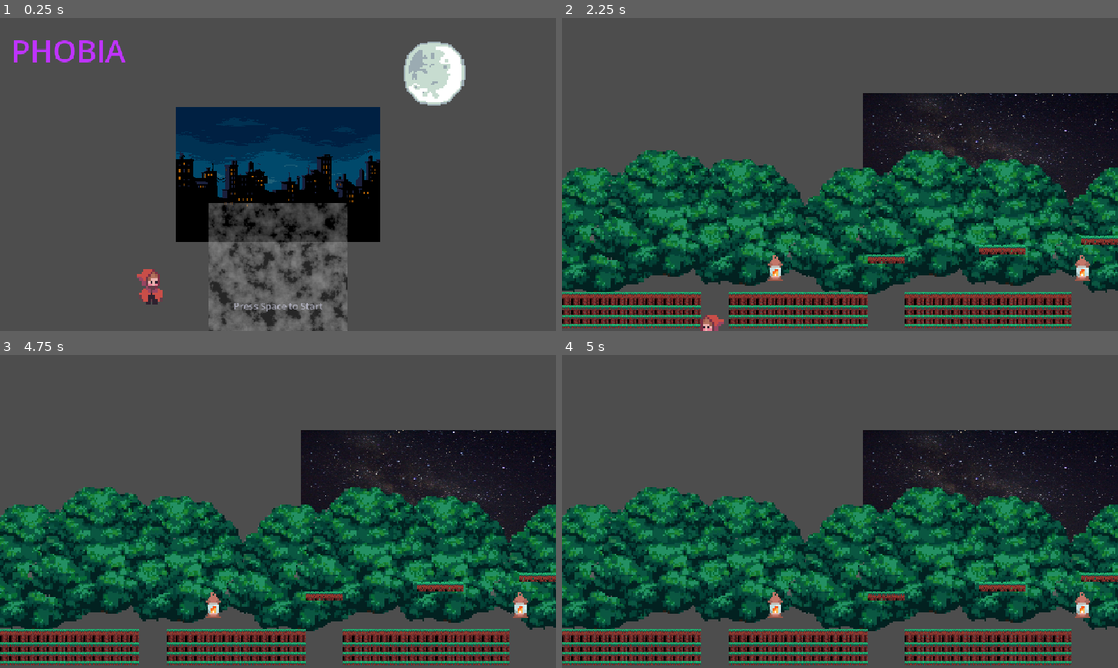
Above: before the commit, frames 1-4 (two rows, left to right).
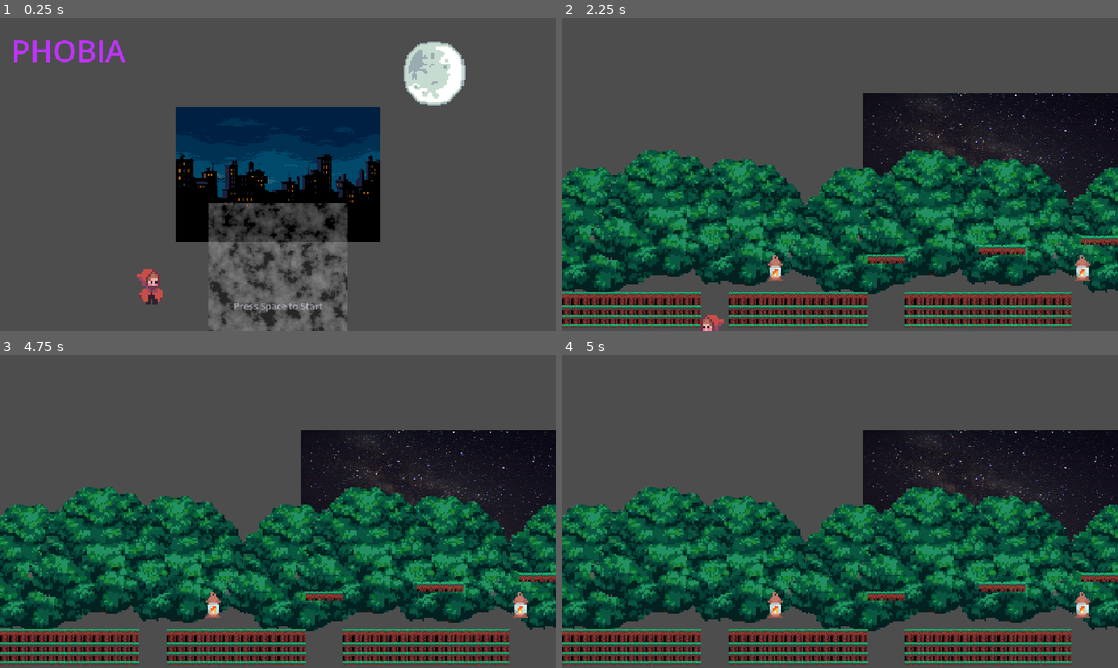
Above: after the commit, the same moments.

Repository: carterman82/godot-phobia-remake
Game: Godot game, scene res://scenes/TitleScreen.tscn
Same seed, same stepped clock (60 frames per second), same inputs: the game is played once before the commit and once after it.
Inputs (mouse positions are in pixels of both pictures, inside the frame that each line leads up to):
- Up to frame 1 (0.25 s): no input
- Up to frame 2 (2.25 s): tap Space (dash) at 0.5 s; move the mouse to (962, 158) at 0.52 s; hold Space (dash) 0.53-1.28 s; hold D (move_right) 0.53-2.03 s; tap W (jump) at 0.77, 1.07, 1.52, 1.55, 1.82 s; tap Enter (ui_accept) at 0.8, 1.35 s; move the mouse to (728, 190) at 1.27 s; move the mouse to (895, 105) at 2.02 s; hold A (move_left) from 2.03 s (still down); hold W (jump) from 2.03 s (still down)
- Up to frame 3 (4.75 s): tap Space (dash) at 2.3, 2.85, 4.35 s; tap Enter (ui_accept) at 2.75, 3.05, 3.5, 3.6, 4.25 s; move the mouse to (250, 574) at 2.77 s; release A (move_left) at 2.78 s; release W (jump) at 2.78 s; hold D (move_right) 2.78-4.28 s; tap W (jump) at 3.02, 3.32, 4.52 s; move the mouse to (444, 558) at 3.52 s; hold W (jump) 3.53-4.28 s; move the mouse to (111, 464) at 4.27 s; hold A (move_left) from 4.28 s (still down)
- Up to frame 4 (5 s): keep holding A (move_left); tap W (jump) at 4.82 s

Frames 1-3 are identical in both runs. In frame 4, 0.5% of the frame differs, in the area x 0-100%, y 56-97%.

Commit message:
Fix live Godot runtime errors

Diff:
--- a/scripts/LevelTileMap.gd
+++ b/scripts/LevelTileMap.gd
@@ -30,6 +30,8 @@
 	var source := TileSetAtlasSource.new()
 	source.texture = texture
 	source.texture_region_size = tile_size_px
+	var source_id := ts.add_source(source)
+	source = ts.get_source(source_id) as TileSetAtlasSource
 
 	var tex_size: Vector2i = texture.get_size()
 	var cols := int(tex_size.x / tile_size_px.x)
@@ -50,7 +52,6 @@
 				td.set_collision_polygons_count(0, 1)
 				td.set_collision_polygon_points(0, 0, poly)
 
-	ts.add_source(source)
 	tile_set = ts
 	print("LevelTileMap: built tileset from ", atlas_texture_path,
 			" - %d x %d tiles." % [cols, rows])
--- a/scripts/autoloads/DialogueManager.gd
+++ b/scripts/autoloads/DialogueManager.gd
@@ -25,6 +25,7 @@
 var _active: bool = false
 var _typing: bool = false
 var _full_text: String = ""
+var _typewriter_tween: Tween
 
 # UI nodes (created programmatically so no .tscn dependency)
 var _panel: Panel
@@ -115,7 +116,15 @@
 	if not _dialogue_data.has(dialogue_id):
 		push_warning("DialogueManager: unknown id '%s'" % dialogue_id)
 		return
-	_lines = _dialogue_data[dialogue_id].get("lines", [])
+	_stop_typewriter()
+	var raw_lines = _dialogue_data[dialogue_id].get("lines", [])
+	if raw_lines is Array:
+		_lines = raw_lines.duplicate(true)
+	else:
+		_lines = []
+	if _lines.is_empty():
+		push_warning("DialogueManager: id '%s' has no lines" % dialogue_id)
+		return
 	_current_index = 0
 	_active = true
 	_panel.show()
@@ -126,6 +135,7 @@
 func advance() -> void:
 	if not _active:
 		return
+	_stop_typewriter()
 	_current_index += 1
 	if _current_index >= _lines.size():
 		_end_dialogue()
@@ -133,6 +143,9 @@
 		_show_current_line()
 
 func _show_current_line() -> void:
+	if _current_index < 0 or _current_index >= _lines.size():
+		_end_dialogue()
+		return
 	var line: Dictionary = _lines[_current_index]
 	_name_label.text = line.get("speaker", "")
 
@@ -150,9 +163,9 @@
 	_typing = true
 	_continue_btn.hide()
 
-	var tween := create_tween()
-	tween.tween_property(_text_label, "visible_characters", len(_full_text), len(_full_text) / TYPEWRITER_SPEED)
-	tween.tween_callback(_finish_typing)
+	_typewriter_tween = create_tween()
+	_typewriter_tween.tween_property(_text_label, "visible_characters", len(_full_text), len(_full_text) / TYPEWRITER_SPEED)
+	_typewriter_tween.tween_callback(_finish_typing)
 
 func _finish_typing() -> void:
 	_typing = false
@@ -160,6 +173,7 @@
 
 func _on_continue_pressed() -> void:
 	if _typing:
+		_stop_typewriter()
 		_text_label.visible_characters = len(_full_text)
 		_typing = false
 		_continue_btn.show()
@@ -167,6 +181,7 @@
 	advance()
 
 func _end_dialogue() -> void:
+	_stop_typewriter()
 	_active = false
 	_panel.hide()
 	_continue_btn.hide()
@@ -178,3 +193,8 @@
 
 func has_dialogue(dialogue_id: String) -> bool:
 	return _dialogue_data.has(dialogue_id)
+
+func _stop_typewriter() -> void:
+	if _typewriter_tween != null and _typewriter_tween.is_valid():
+		_typewriter_tween.kill()
+	_typewriter_tween = null
--- /dev/null
+++ b/tools/RuntimeSmokeTest.gd
@@ -0,0 +1,160 @@
+extends Node
+
+const SCENES := [
+	"res://scenes/TitleScreen.tscn",
+	"res://scenes/levels/Level01.tscn",
+	"res://scenes/levels/Level02.tscn",
+]
+
+const DIALOGUES := [
+	"intro_01",
+	"street_lamp_01",
+	"nyctophobia_trigger",
+	"claustrophobia_enter",
+	"anthropophobia_enter",
+	"finale_realization",
+]
+
+var _failures := 0
+
+func _ready() -> void:
+	call_deferred("_run")
+
+func _run() -> void:
+	print("RuntimeSmokeTest: starting")
+
+	await _load_all_scenes()
+	await _exercise_title_input()
+	await _exercise_dialogues()
+	await _exercise_player_and_triggers()
+	await _stop_audio()
+
+	print("RuntimeSmokeTest: finished with %d failure(s)" % _failures)
+	get_tree().quit(_failures)
+
+func _load_all_scenes() -> void:
+	for scene_path in SCENES:
+		await _load_scene(scene_path)
+
+func _load_scene(scene_path: String) -> void:
+	print("RuntimeSmokeTest: loading ", scene_path)
+
+	var packed := load(scene_path) as PackedScene
+	if packed == null:
+		_fail("failed to load " + scene_path)
+		return
+
+	var scene := packed.instantiate()
+	if scene == null:
+		_fail("failed to instantiate " + scene_path)
+		return
+
+	add_child(scene)
+	await _pump_frames(8)
+	scene.queue_free()
+	await get_tree().process_frame
+
+func _exercise_title_input() -> void:
+	print("RuntimeSmokeTest: exercising title input")
+	var scene := _instantiate("res://scenes/TitleScreen.tscn")
+	if scene == null:
+		return
+
+	var mouse_motion := InputEventMouseMotion.new()
+	scene._input(mouse_motion)
+	await get_tree().process_frame
+
+	remove_child(scene)
+	scene.queue_free()
+	await get_tree().process_frame
+
+func _exercise_dialogues() -> void:
+	print("RuntimeSmokeTest: exercising dialogue flow")
+	var mouse_motion := InputEventMouseMotion.new()
+	for dialogue_id in DIALOGUES:
+		if not DialogueManager.has_dialogue(dialogue_id):
+			_fail("missing dialogue id " + dialogue_id)
+			continue
+
+		DialogueManager.start_dialogue(dialogue_id)
+		DialogueManager._input(mouse_motion)
+		var guard := 0
+		while DialogueManager.is_active() and guard < 64:
+			DialogueManager.advance()
+			await get_tree().process_frame
+			guard += 1
+		if DialogueManager.is_active():
+			_fail("dialogue did not finish: " + dialogue_id)
+
+func _exercise_player_and_triggers() -> void:
+	print("RuntimeSmokeTest: exercising Level01 gameplay nodes")
+	var level := _instantiate("res://scenes/levels/Level01.tscn")
+	if level == null:
+		return
+
+	await _pump_frames(16)
+
+	var player := level.get_node_or_null("Player")
+	if player == null:
+		_fail("Level01 missing Player")
+	else:
+		Input.action_press("move_right")
+		await _pump_frames(12)
+		Input.action_release("move_right")
+		Input.action_press("jump")
+		await _pump_frames(2)
+		Input.action_release("jump")
+		await _pump_frames(12)
+		Input.action_press("dash")
+		await _pump_frames(4)
+		Input.action_release("dash")
+		await _pump_frames(12)
+
+	var intro := level.get_node_or_null("IntroTrigger")
+	if intro != null and player != null:
+		intro._on_body_entered(player)
+		await _clear_active_dialogue()
+	else:
+		_fail("Level01 missing IntroTrigger or Player")
+
+	if level.get_node_or_null("LevelExit") == null:
+		_fail("Level01 missing LevelExit")
+
+	if is_instance_valid(level) and level.get_parent() == self:
+		remove_child(level)
+		level.queue_free()
+	await get_tree().process_frame
+
+func _clear_active_dialogue() -> void:
+	var guard := 0
+	while DialogueManager.is_active() and guard < 64:
+		DialogueManager.advance()
+		await get_tree().process_frame
+		guard += 1
+	if DialogueManager.is_active():
+		_fail("active dialogue could not be cleared")
+
+func _instantiate(scene_path: String) -> Node:
+	var packed := load(scene_path) as PackedScene
+	if packed == null:
+		_fail("failed to load " + scene_path)
+		return null
+	var scene := packed.instantiate()
+	if scene == null:
+		_fail("failed to instantiate " + scene_path)
+		return null
+	add_child(scene)
+	return scene
+
+func _pump_frames(count: int) -> void:
+	for i in range(count):
+		await get_tree().process_frame
+
+func _stop_audio() -> void:
+	if has_node("/root/AudioManager"):
+		get_node("/root/AudioManager").stop_music()
+		await get_tree().create_timer(1.1).timeout
+
+func _fail(message: String) -> void:
+	_failures += 1
+	push_error("RuntimeSmokeTest: " + message)
--- /dev/null
+++ b/tools/RuntimeSmokeTest.tscn
@@ -0,0 +1,6 @@
+[gd_scene load_steps=2 format=3]
+
+[ext_resource type="Script" path="res://tools/RuntimeSmokeTest.gd" id="1_smoke"]
+
+[node name="RuntimeSmokeTest" type="Node"]
+script = ExtResource("1_smoke")
--- a/tools/runtime_smoke_test.gd
+++ /dev/null
@@ -1,48 +0,0 @@
-extends SceneTree
-
-const SCENES := [
-	"res://scenes/TitleScreen.tscn",
-	"res://scenes/levels/Level01.tscn",
-	"res://scenes/levels/Level02.tscn",
-]
-
-var _failures := 0
-
-func _initialize() -> void:
-	call_deferred("_run")
-
-func _run() -> void:
-	print("RuntimeSmokeTest: starting")
-
-	for scene_path in SCENES:
-		await _load_scene(scene_path)
-
-	if root.has_node("/root/AudioManager"):
-		root.get_node("/root/AudioManager").stop_music()
-		await create_timer(1.1).timeout
-
-	print("RuntimeSmokeTest: finished with %d failure(s)" % _failures)
-	quit(_failures)
-
-func _load_scene(scene_path: String) -> void:
-	print("RuntimeSmokeTest: loading ", scene_path)
-
-	var packed := load(scene_path) as PackedScene
-	if packed == null:
-		push_error("RuntimeSmokeTest: failed to load " + scene_path)
-		_failures += 1
-		return
-
-	var scene := packed.instantiate()
-	if scene == null:
-		push_error("RuntimeSmokeTest: failed to instantiate " + scene_path)
-		_failures += 1
-		return
-
-	root.add_child(scene)
-
-	for i in range(8):
-		await process_frame
-
-	scene.queue_free()
-	await process_frame
